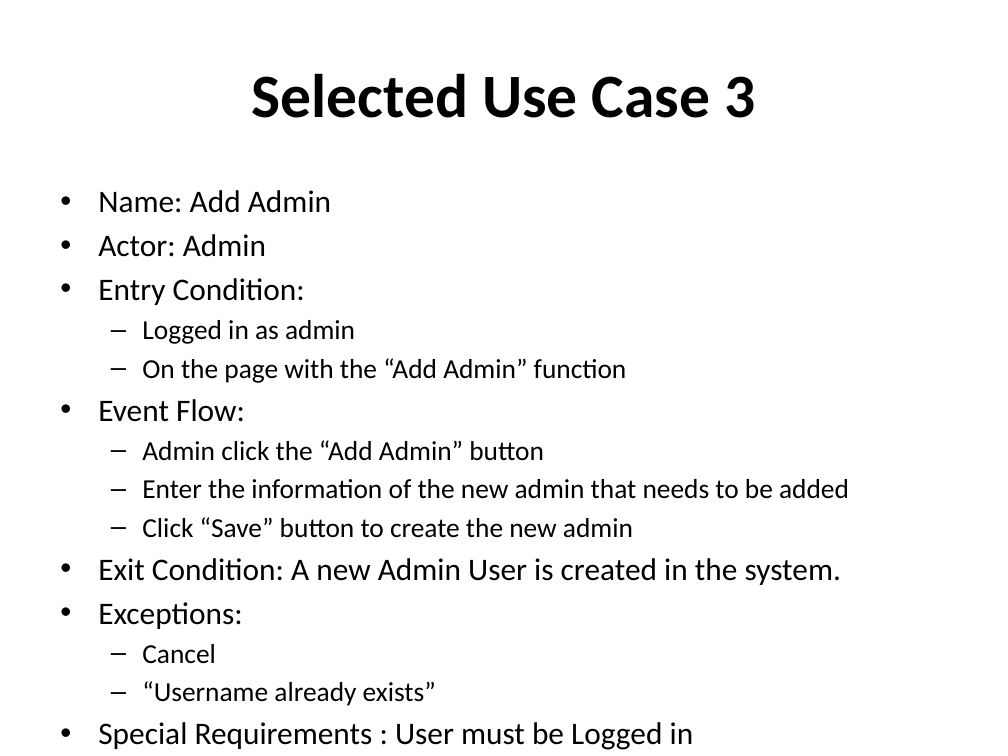
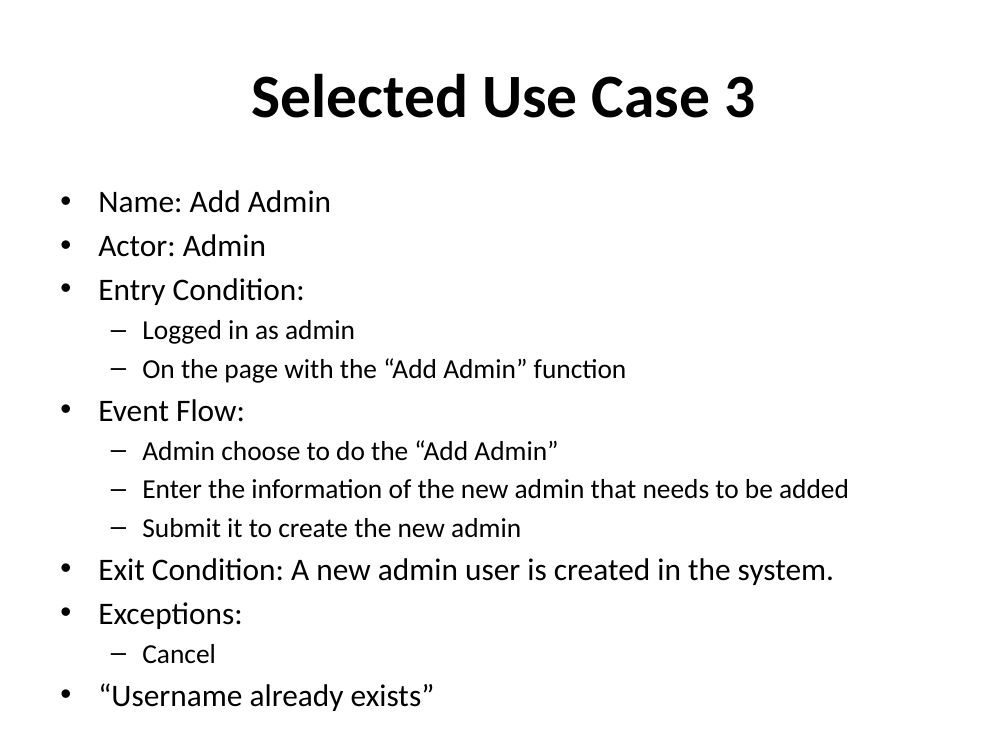
Before and after one commit to cen4010-onlinecardealer/docs, a slide deck: slide 8 of Online Car Dealer System.pptx (slide 9 before the commit). Drawn at 1008x756 pixels with LibreOffice and Linux fonts; fonts in the diff are those of the drawing. Boxes give left, top, right and bottom in pixels: in the first picture for what was removed or moved away, otherwise in the second. Text is boxed around its words. In the diff, an @@ line names an element or a change of style, - is before the commit and + after.

```diff
--- a/Online Car Dealer System.pptx
+++ b/Online Car Dealer System.pptx
@@ text "Name: Add Admin" at <box>98,190,849,664</box>: size 19.6 to 22.4 pt in "“Username already exists”"; bullet – to •; list level 2 to 1 in "“Username already exists”" @@
@@ text at <box>142,440,558,461</box>: text changed @@
-  – Admin click the “Add Admin” button
+  – Admin choose to do the “Add Admin”
@@ text at <box>98,518,834,585</box>: text changed @@
-  – Click “Save” button to create the new admin
-• Exit Condition: A new Admin User is created in the system.
+  – Submit it to create the new admin
+• Exit Condition: A new admin user is created in the system.
@@ text at <box>98,722,694,750</box>: paragraph removed @@
-• Special Requirements : User must be Logged in
```
Also in this commit, not shown: 9 other slides changed, 1 slide removed.
